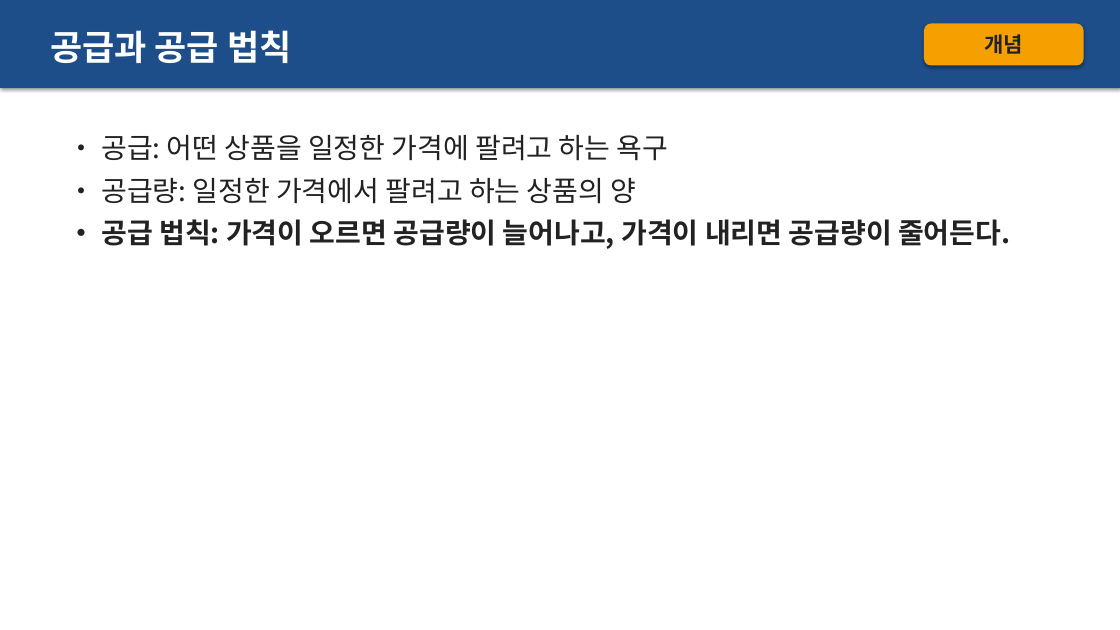
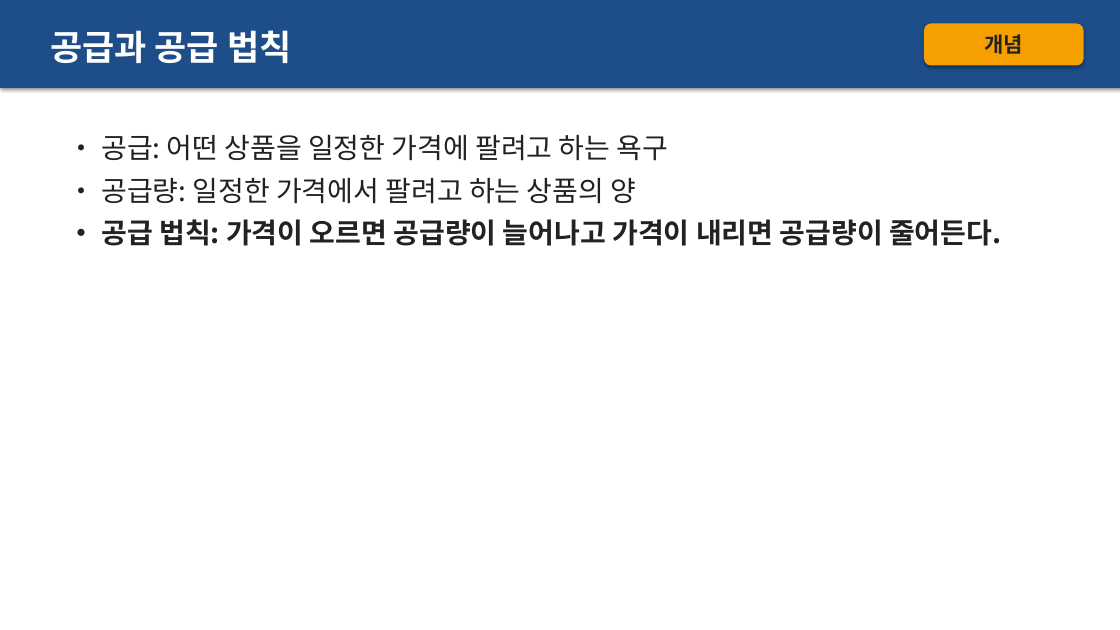
Before and after one commit to N-lifescience/class-html, a slide deck: slide 5 of examples/practice/실습_사회_수요와공급.pptx. Drawn at 1120x630 pixels with LibreOffice and Linux fonts; fonts in the diff are those of the drawing. Boxes give left, top, right and bottom in pixels: in the first picture for what was removed or moved away, otherwise in the second. Text is boxed around its words. In the diff, an @@ line names an element or a change of style, - is before the commit and + after.

```diff
--- a/examples/practice/실습_사회_수요와공급.pptx
+++ b/examples/practice/실습_사회_수요와공급.pptx
@@ text at [101,219,1001,246]: text changed @@
-• 공급 법칙: 가격이 오르면 공급량이 늘어나고, 가격이 내리면 공급량이 줄어든다.
+• 공급 법칙: 가격이 오르면 공급량이 늘어나고 가격이 내리면 공급량이 줄어든다.
```
Also in this commit, not shown: 1 other slide changed, 3 other files.
